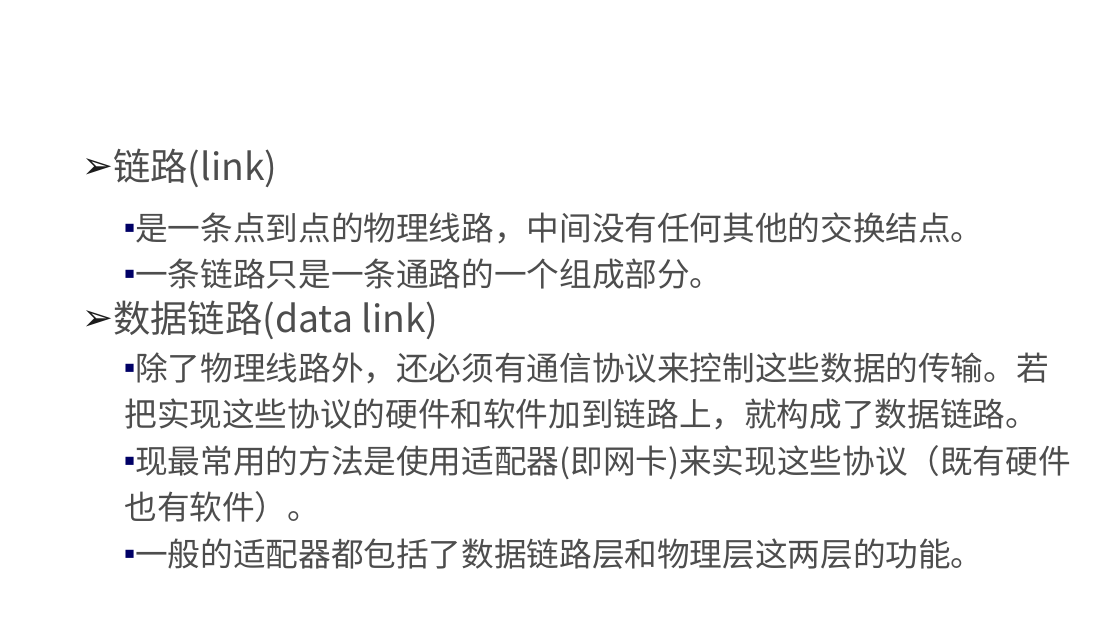
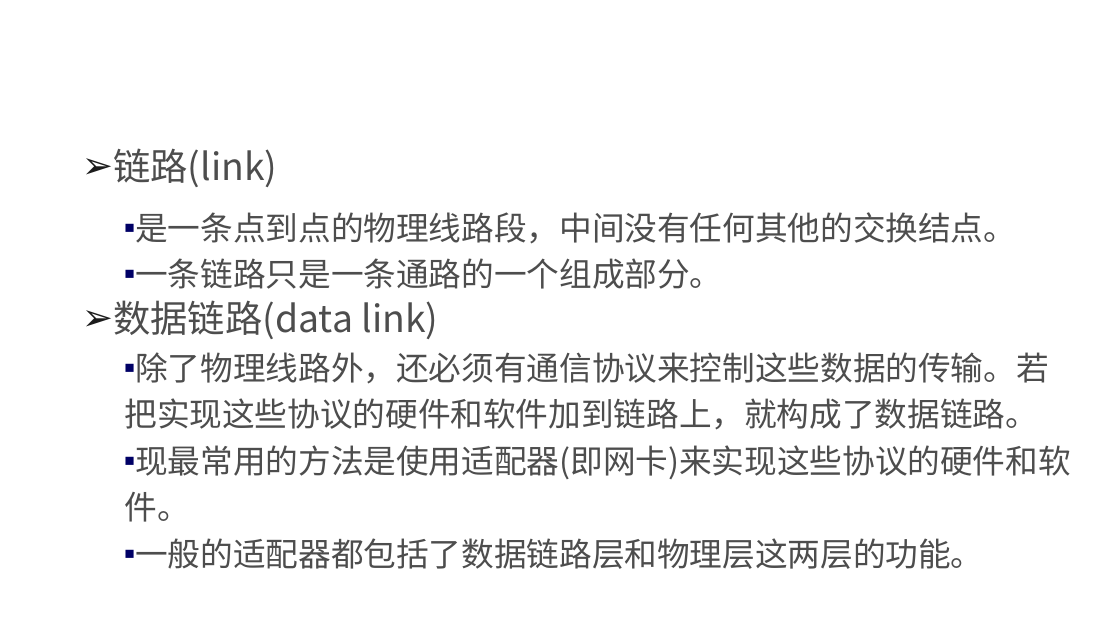
Before and after one commit to edu2act/course-NetWork, a slide deck: slide 7 of materials/slides/ch03 Data Link Layer.pptx. Drawn at 1120x630 pixels with LibreOffice and Linux fonts; fonts in the diff are those of the drawing; background and template pictures are left out. Boxes give left, top, right and bottom in pixels: in the first picture for what was removed or moved away, otherwise in the second. Text is boxed around its words. In the diff, an @@ line names an element or a change of style, - is before the commit and + after.

```diff
--- a/materials/slides/ch03 Data Link Layer.pptx
+++ b/materials/slides/ch03 Data Link Layer.pptx
@@ text at [135,212,1016,244]: text changed @@
-  ▪ 是一条点到点的物理线路，中间没有任何其他的交换结点。
+  ▪ 是一条点到点的物理线路段，中间没有任何其他的交换结点。
@@ text at [124,445,1071,522]: text changed @@
-  ▪ 现最常用的方法是使用适配器(即网卡)来实现这些协议（既有硬件也有软件）。
+  ▪ 现最常用的方法是使用适配器(即网卡)来实现这些协议的硬件和软件。
```
Also in this commit, not shown: 16 other slides changed.
